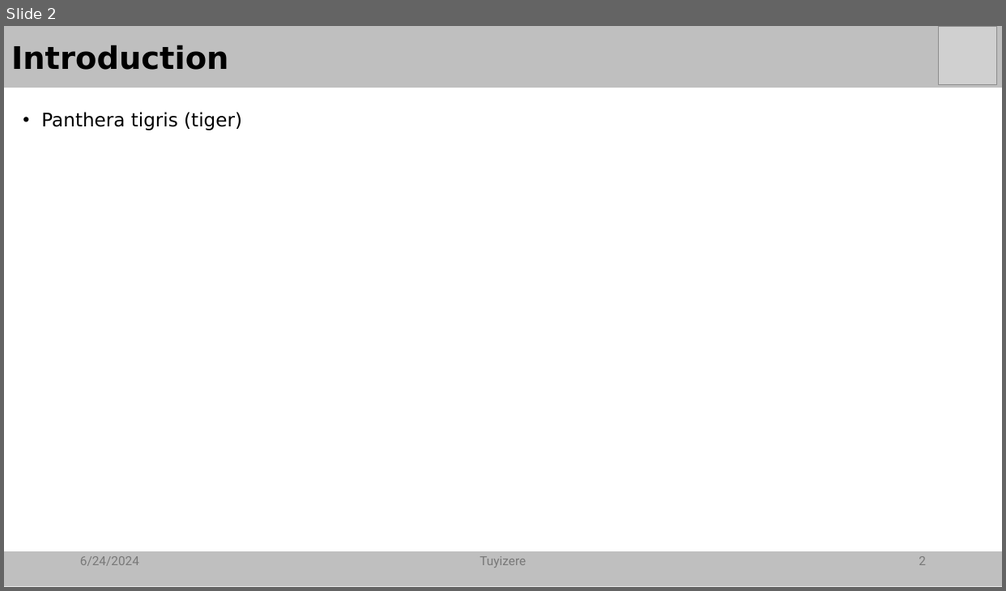
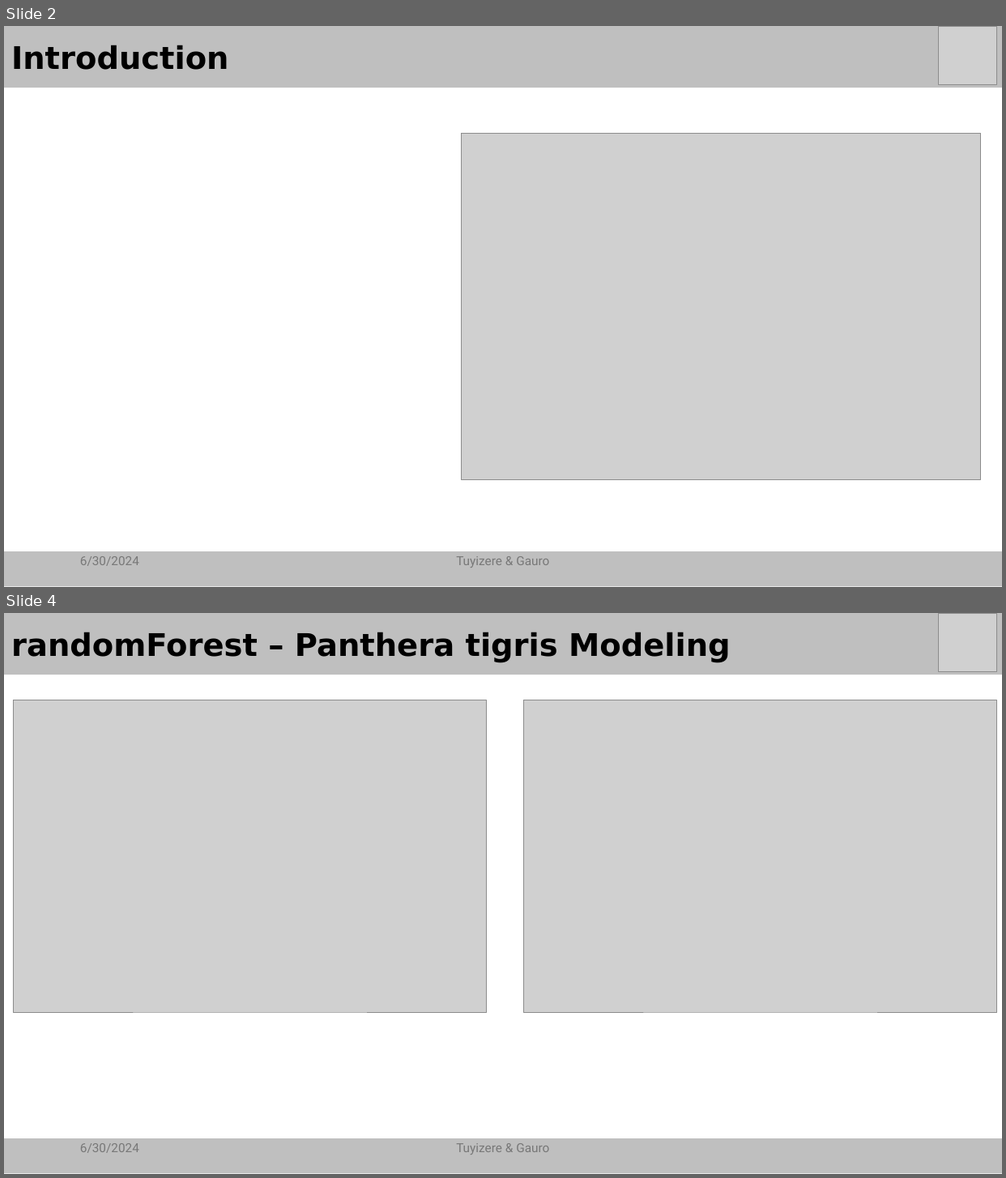
Before and after one commit to ReznaGauro/SDM_Panthera_tigris, a slide deck: Presentation/Panthera_tigris_modeling_in Nepal.pptm. Shown one above the other, each under a label of ours: slide 2 before the commit, slides 2 and 4 after it; the slides between them are not shown. The pictures are 1006x591 and 1006x1178 pixels, drawn with LibreOffice and Linux fonts; fonts in the diff are those of the drawing; grey boxes stand for pictures. Boxes give left, top, right and bottom in pixels: in the first picture for what was removed or moved away, otherwise in the second. Text is boxed around its words. In the diff, an @@ line names an element or a change of style, - is before the commit and + after.

```diff
--- a/Presentation/Panthera_tigris_modeling_in Nepal.pptm
+++ b/Presentation/Panthera_tigris_modeling_in Nepal.pptm
@@ slide 4 added at [4,613,1002,1174], background #FFFFFF @@
@@ rectangle added at [4,613,1002,675], fill #BFBFBF, 30 pt, text #000000, bold @@
+randomForest – Panthera tigris Modeling
@@ picture added at [939,613,997,671] @@
@@ picture added at [14,700,487,1012] @@
@@ picture added at [524,700,997,1012] @@
@@ rectangle added at [4,1139,1002,1174], fill #BFBFBF @@
@@ text added at [80,1144,139,1153], 12 pt, text #797979 @@
+6/30/2024
@@ text added at [456,1144,549,1155], 12 pt, text #797979 @@
+Tuyizere & Gauro
@@ slide 2 changed as well @@
@@ text removed at [41,112,242,130] @@
-• Panthera tigris (tiger)
@@ picture added at [462,134,981,480] @@
@@ text at [80,557,139,566]: text changed @@
-6/24/2024
+6/30/2024
@@ text at [456,557,549,568]: text changed @@
-Tuyizere
+Tuyizere & Gauro
@@ page number removed at [918,557,926,565] @@
-2
```
Also in this commit, not shown: 4 other slides changed, 1 other slide added, 1 other file.
